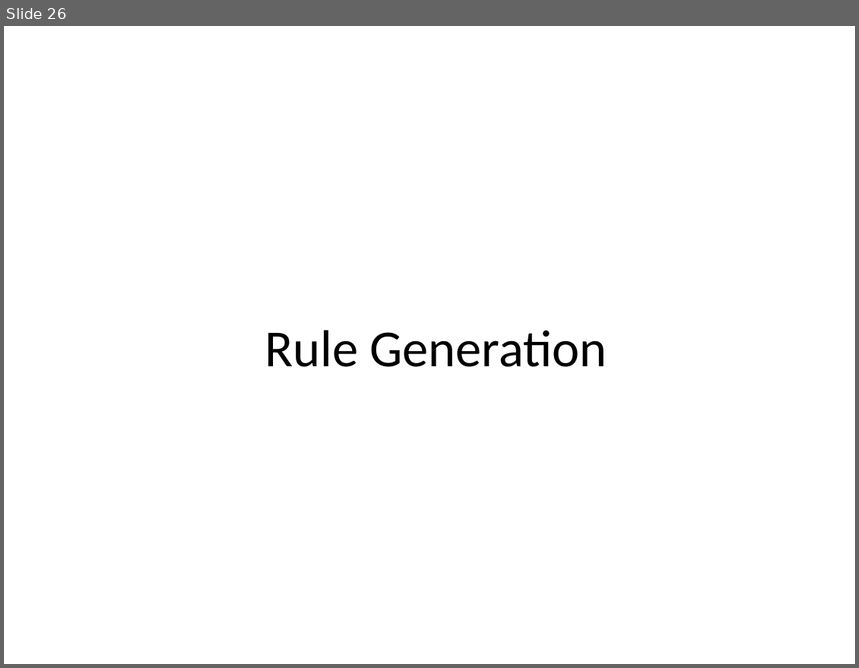
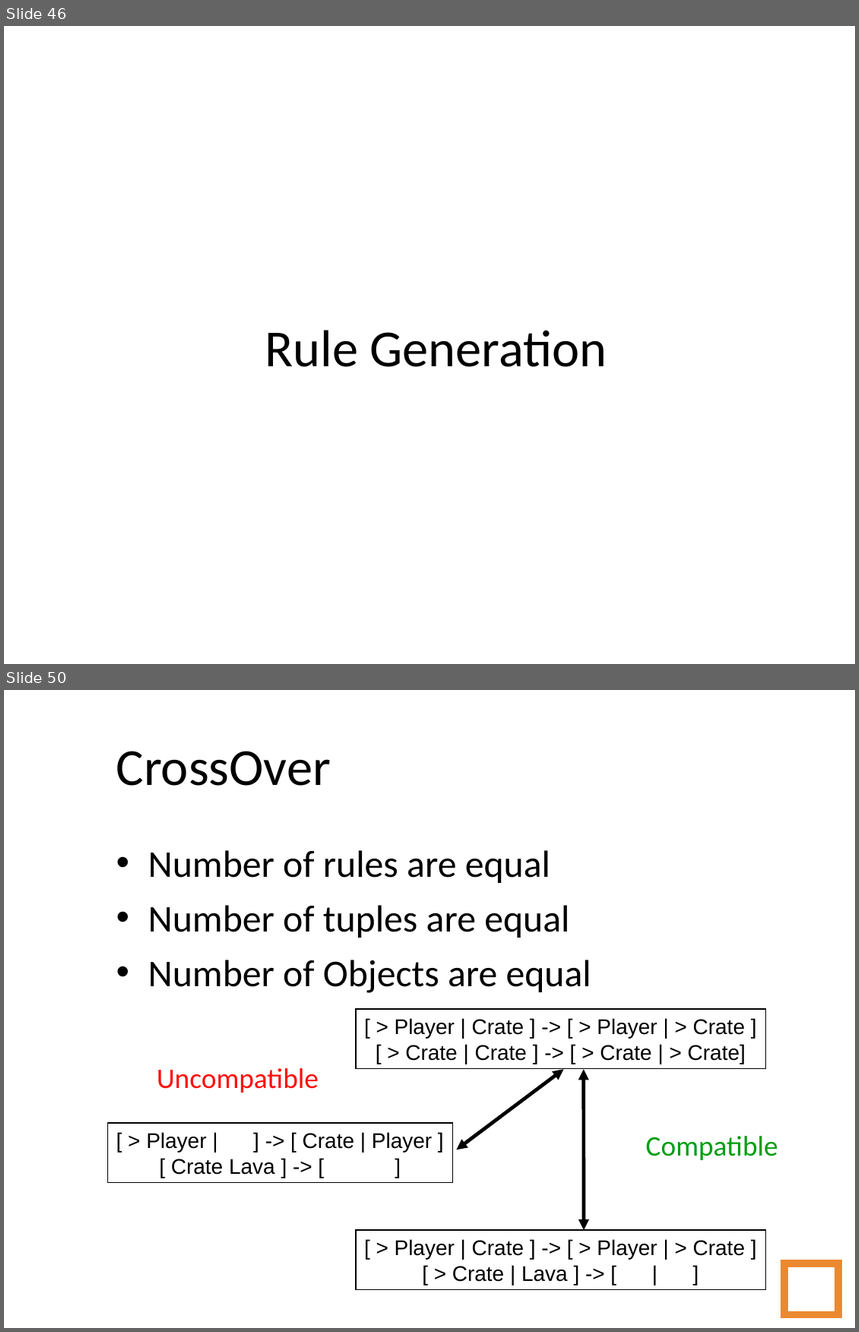
Before and after one commit to amidos2006/Automatic-Game-Script-Generation, a slide deck: Presentation/Automatic Game Script Generation.ppt. Shown one above the other, each under a label of ours: slide 26 before the commit, slides 46 and 50 after it; the slides between them are not shown. The pictures are 859x668 and 859x1332 pixels, drawn with LibreOffice and Linux fonts; fonts in the diff are those of the drawing; background and template pictures are left out. Boxes give left, top, right and bottom in pixels: in the first picture for what was removed or moved away, otherwise in the second. Text is boxed around its words. In the diff, an @@ line names an element or a change of style, - is before the commit and + after.

Commit message:
Rest of Level and Rules Methodologies

```diff
--- a/Presentation/Automatic Game Script Generation.ppt
+++ b/Presentation/Automatic Game Script Generation.ppt
@@ slide 50 added at (x1=4, y1=690, x2=855, y2=1328), background picture (left out) @@
@@ title added at (x1=116, y1=751, x2=331, y2=786), 44 pt, text #000000 @@
+CrossOver
@@ text added at (x1=148, y1=850, x2=591, y2=993), 32 pt, text #000000 @@
+• Number of rules are equal
+• Number of tuples are equal
+• Number of Objects are equal
@@ rectangle added at (x1=356, y1=1009, x2=766, y2=1068), outline #000000 0.74 pt, 18 pt, text #000000 @@
+[ > Player | Crate ] -> [ > Player | > Crate ]
+[ > Crate | Crate ] -> [ > Crate | > Crate]
@@ text added at (x1=157, y1=1068, x2=319, y2=1093), 24 pt, text #FF0D0D @@
+Uncompatible
@@ double arrow added from (564, 1070) to (457, 1150), #000000 3 pt @@
@@ double arrow added from (584, 1070) to (584, 1230), #000000 3 pt @@
@@ rectangle added at (x1=108, y1=1123, x2=452, y2=1182), outline #000000 0.74 pt, 18 pt, text #000000 @@
+[ > Player | ] -> [ Crate | Player ]
+[ Crate Lava ] -> [ ]
@@ text added at (x1=646, y1=1136, x2=778, y2=1160), 24 pt, text #009E12 @@
+Compatible
@@ rectangle added at (x1=356, y1=1230, x2=766, y2=1290), outline #000000 0.74 pt, 18 pt, text #000000 @@
+[ > Player | Crate ] -> [ > Player | > Crate ]
+[ > Crate | Lava ] -> [ | ]
@@ page number added at (x1=785, y1=1264, x2=838, y2=1315), outline #EB8931 6.01 pt, 14 pt, text #FFFFFF @@
+50
@@ what was slide 26 is now slide 46 @@
```
Also in this commit, not shown: 23 slides changed, 36 other slides added, 3 slides removed, 27 other files.
